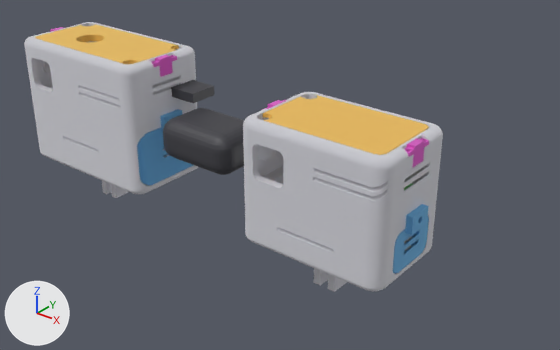
The glTF model docs/models/compare.glb as it was, and as the next commit left it.
The view is the same before and after, from a 50 mm lens placed at (0.197, -0.206, 0.122), pointed at (0.027, 0.006, -0.01). Lighting does not change. The marker at lower left points along +X, +Y and +Z. The older version comes first. Where no turn or scale is listed for an object, it has been applied to the vertices. Vertices at exactly the same position are counted once.

In view in the first picture: '=>[0:1:1:10].001', '=>[0:1:1:11].001', '=>[0:1:1:3]', '=>[0:1:1:3].001', '=>[0:1:1:4]', '=>[0:1:1:4].001', '=>[0:1:1:5]', '=>[0:1:1:5].001', 'Cube', 'Cube.001' and 1 more.
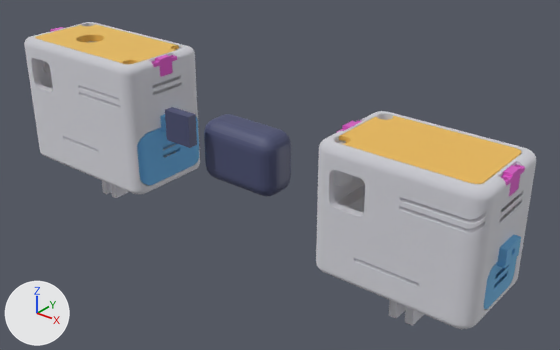
The newer file is also turned or shifted as a whole; pictures and numbers use the older file's frame.

Diff of the bpy script that builds the scene:
```diff
--- a/docs/models/compare.glb.py
+++ b/docs/models/compare.glb.py
@@ mat_gp @@
 mat_gp = principled_material('gp')
-mat_gp.base_color = (0.05, 0.05, 0.06)  # dark grey #3f3f45
+mat_gp.base_color = (0.07, 0.08, 0.17)  # dark blue #4b5073
@@ me_solid_012 @@
-me_solid_012.from_pydata(...)  # 636 vertices, 1276 faces; spans x 0.0001..0.0029, y -0.0064..0.0064, z -0.0073..0.0
+me_solid_012.from_pydata(...)  # 636 vertices, 1276 faces; spans x 0.0321..0.0349, y -0.0064..0.0064, z -0.0073..0.0
+# me_solid_012 part 1: the whole mesh is moved by (0.032, 0.0, 0.0)
 me_solid_012.materials.append(mat_mat_4_001)
@@ me_solid_013 @@
-me_solid_013.from_pydata(...)  # 636 vertices, 1276 faces; spans x -0.0029..-0.0001, y -0.0064..0.0064, z -0.0073..0.0
+me_solid_013.from_pydata(...)  # 636 vertices, 1276 faces; spans x 0.0291..0.0319, y -0.0064..0.0064, z -0.0073..0.0
+# me_solid_013 part 2: the whole mesh is moved by (0.032, 0.0, 0.0)
 me_solid_013.materials.append(mat_mat_4_001)
@@ me_solid_007 @@
-me_solid_007.from_pydata(...)  # 24736 vertices, 49590 faces; spans x -0.0298..0.0298, y -0.0198..0.0198, z -0.0385..0.024
+me_solid_007.from_pydata(...)  # 24736 vertices, 49590 faces; spans x 0.0023..0.0618, y -0.0198..0.0198, z -0.0385..0.024
+# me_solid_007 part 3: the whole mesh is moved by (0.032, 0.0, 0.0)
 me_solid_007.materials.append(mat_mat_0_001)
@@ me_solid_008 @@
-me_solid_008.from_pydata(...)  # 852 vertices, 1712 faces; spans x 0.0207..0.0322, y -0.0111..0.0111, z -0.0223..0.0005
+me_solid_008.from_pydata(...)  # 852 vertices, 1712 faces; spans x 0.0528..0.0643, y -0.0111..0.0111, z -0.0223..0.0005
+# me_solid_008 part 4: the whole mesh is moved by (0.032, 0.0, 0.0)
 me_solid_008.materials.append(mat_mat_1_001)
@@ me_solid_009 @@
-me_solid_009.from_pydata(...)  # 556 vertices, 1108 faces; spans x -0.0255..0.0262, y -0.0154..0.0155, z 0.021..0.024
+me_solid_009.from_pydata(...)  # 556 vertices, 1108 faces; spans x 0.0066..0.0583, y -0.0154..0.0155, z 0.021..0.024
+# me_solid_009 part 5: the whole mesh is moved by (0.032, 0.0, 0.0)
 me_solid_009.materials.append(mat_mat_2_001)
@@ me_cube @@
-me_cube.from_pydata(...)  # 296 vertices, 588 faces; spans x -0.018..0.018, y -0.0153..0.0101, z -0.0084..0.0084
+me_cube.from_pydata(...)  # 296 vertices, 588 faces; spans x -0.0019..0.034, y -0.0084..0.0084, z -0.0153..0.0101
+# me_cube part 6: all 74 vertices in x -0.018..0.018, y 0.0041..0.0101, z 0.0024..0.0084 are moved by (0.016, -0.0017, 0.0017)
+# me_cube part 7: all 74 vertices in x -0.018..0.018, y -0.0153..-0.0093, z -0.0084..-0.0024 are moved by (0.016, 0.0069, -0.0069)
+# me_cube part 8: all 74 vertices in x -0.018..0.018, y -0.0153..-0.0093, z 0.0024..0.0084 are moved by (0.016, 0.0069, 0.0017)
+# other edits to the shape of me_cube do not show in these pictures
 me_cube.materials.append(mat_gp)
@@ me_cube_001 @@
-me_cube_001.from_pydata(...)  # 8 vertices, 12 faces; spans x -0.02665..-0.01415, y 0.00205..0.01455, z 0.0108..0.0148
+me_cube_001.from_pydata(...)  # 8 vertices, 12 faces; spans x -0.01065..0.00185, y -0.0168..-0.0128, z 0.00205..0.01455
+# me_cube_001 part 9: the whole mesh is scaled about its middle by (1, 0.32, 3.12), then moved by (0.016, -0.0231, -0.0045)
 me_cube_001.materials.append(mat_gp)
```

Location of each change, [x1, y1, x2, y2] in pixels of the pictures (560 x 350 px; the box of a moved part takes in the faces that stretch with it):
'=>[0:1:1:3].001', moved: before [243, 92, 443, 292]; after [316, 111, 536, 329]
'=>[0:1:1:5].001', moved: before [263, 95, 428, 155]; after [339, 116, 521, 184]
'Cube', recoloured, reshaped: before [163, 108, 244, 175]; after [204, 114, 291, 196]
'=>[0:1:1:4].001', moved: before [393, 204, 429, 273]; after [484, 234, 521, 309]
'Cube.001', recoloured, moved, rescaled (25% narrower, 75% taller): before [171, 80, 214, 103]; after [165, 107, 197, 148]
'=>[0:1:1:11].001', moved: before [404, 138, 429, 167]; after [501, 164, 525, 196]
'=>[0:1:1:10].001', moved: before [262, 100, 287, 110]; after [336, 120, 362, 133]
part 6 of me_cube, moved or reshaped (mostly hidden before): before [199, 108, 244, 122]; after [225, 114, 291, 181]
part 7 of me_cube, moved or reshaped: before [164, 146, 244, 175]; after [206, 167, 287, 196]
part 8 of me_cube, moved or reshaped: before [163, 108, 244, 166]; after [204, 115, 288, 188]
